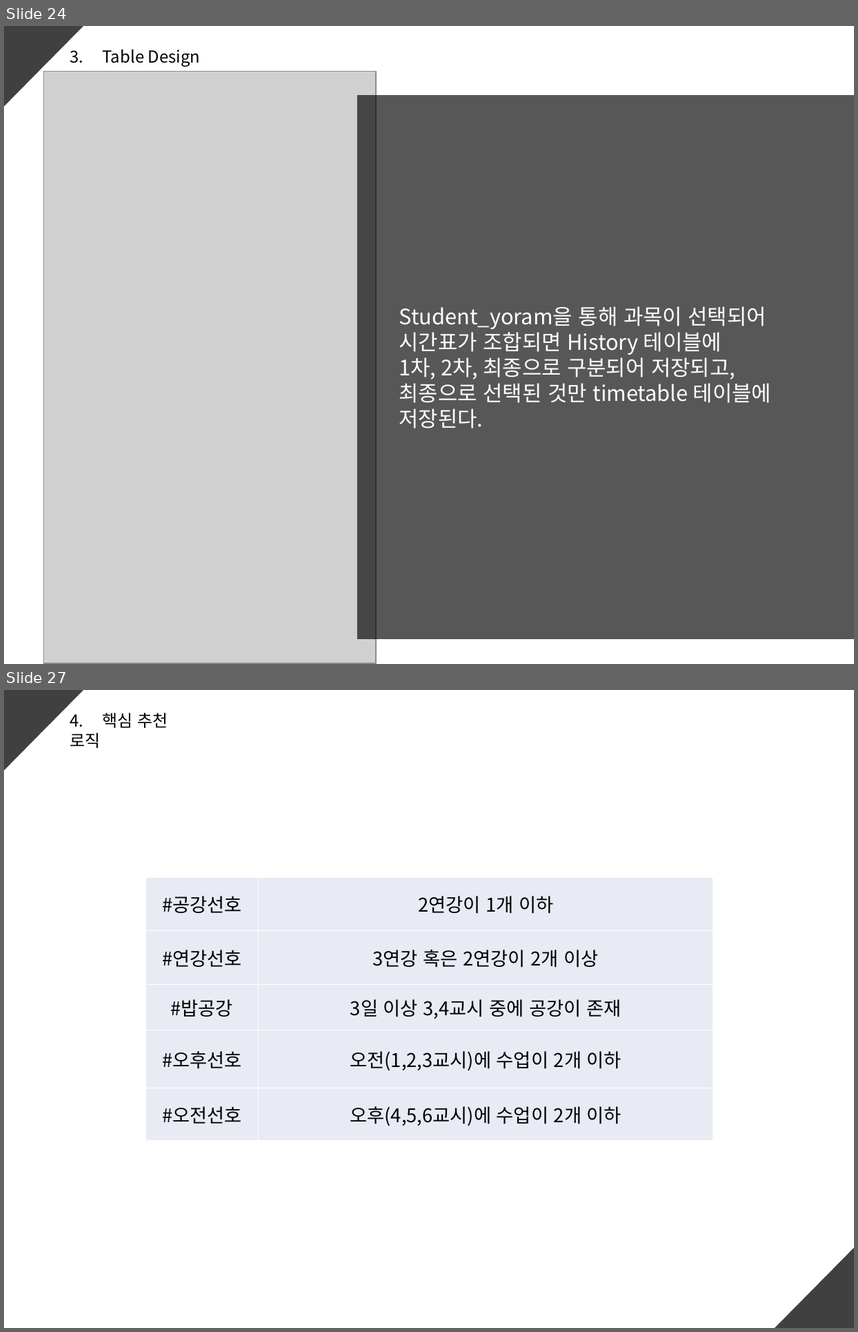
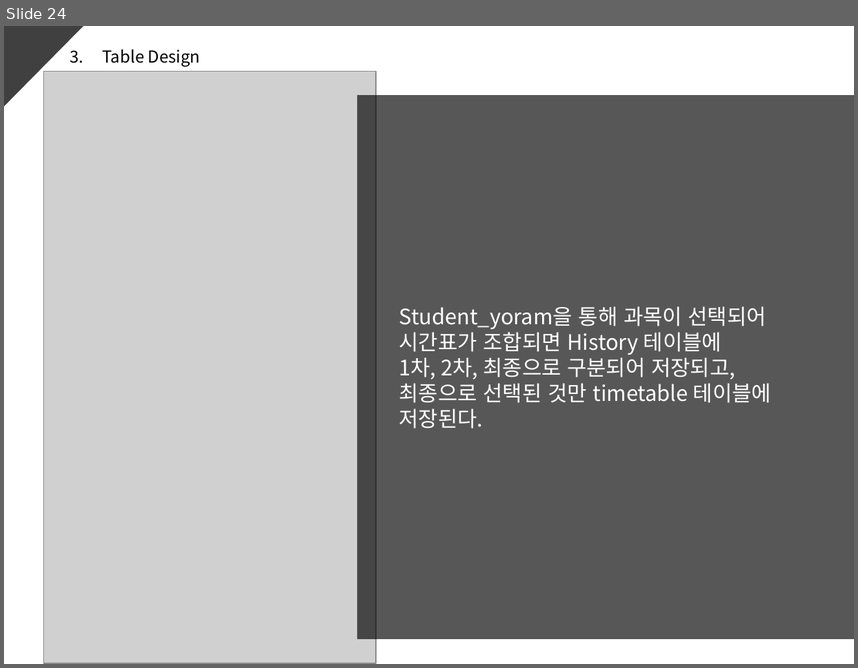
Before and after one commit to ed-jinyoung-park/SoftwareTeam2, a slide deck: 최종산출물/2팀_SAD 2.0.pptx. Shown one above the other, each under a label of ours: slides 24 and 27 before the commit, slide 24 after it; the slides between them are not shown. The pictures are 858x1332 and 858x668 pixels, drawn with LibreOffice and Linux fonts; fonts in the diff are those of the drawing; grey boxes stand for pictures. Boxes give left, top, right and bottom in pixels: in the first picture for what was removed or moved away, otherwise in the second. Text is boxed around its words. In the diff, an @@ line names an element or a change of style, - is before the commit and + after.

```diff
--- a/최종산출물/2팀_SAD 2.0.pptx
+++ b/최종산출물/2팀_SAD 2.0.pptx
@@ slide 27 removed at box(4, 690, 854, 1328), background #FFFFFF @@
@@ right triangle removed at box(4, 691, 83, 770) @@
@@ text removed at box(70, 713, 168, 748) @@
-4. 핵심 추천 로직
@@ table removed at box(146, 877, 714, 1141), 5 rows, 2 columns @@
-#공강선호 | 2연강이 1개 이하
-#연강선호 | 3연강 혹은 2연강이 2개 이상
-#밥공강 | 3일 이상 3,4교시 중에 공강이 존재
-#오후선호 | 오전(1,2,3교시)에 수업이 2개 이하
-#오전선호 | 오후(4,5,6교시)에 수업이 2개 이하
@@ right triangle removed at box(775, 1248, 853, 1327) @@
```
Also in this commit, not shown: 1 slide changed, 9 slides added, 7 other slides removed.
